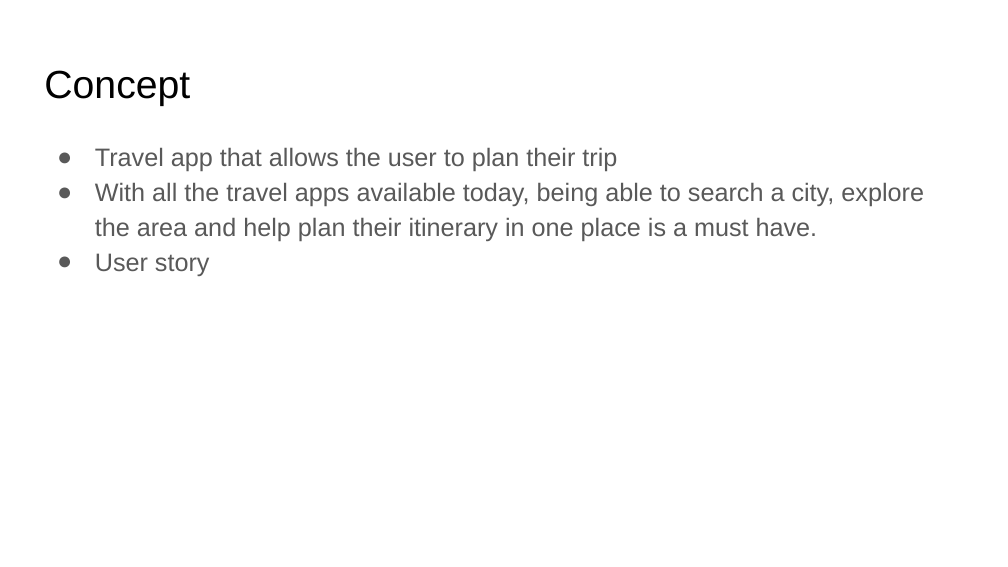
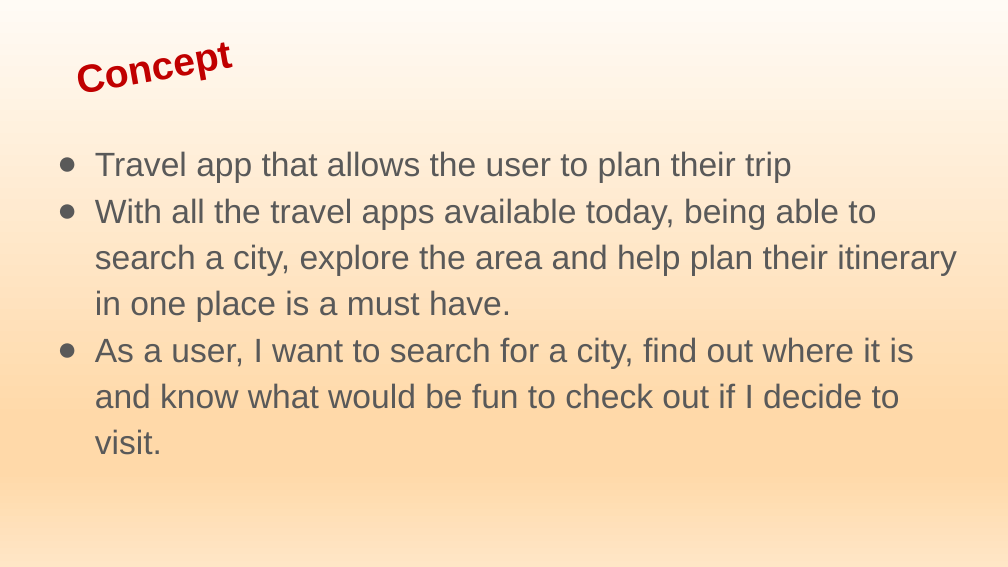
Before and after one commit to alpinelife37/Homework07, a slide deck: slide 3 of Project 1.pptx. Drawn at 1008x567 pixels with LibreOffice and Linux fonts; fonts in the diff are those of the drawing. Boxes give left, top, right and bottom in pixels: in the first picture for what was removed or moved away, otherwise in the second. Text is boxed around its words. In the diff, an @@ line names an element or a change of style, - is before the commit and + after.

```diff
--- a/Project 1.pptx
+++ b/Project 1.pptx
@@ background #FFFFFF to gradient #FFFBF5 to #FFD9A9 to #FFE6C6 @@
@@ title "Concept": place and size @@
-title "Concept" at box(44, 70, 190, 106)
+title "Concept" at box(0, 0, 621, 178)
@@ title "Concept" at box(0, 0, 621, 178): text colour #000000 to #C00000, bold on; alignment left to centre; rotation 0 to 349 degrees @@
@@ text at box(95, 151, 956, 322): size 18 to 24 pt in "Travel app that allows the user to ...", "With all the travel apps available today, ..." @@
@@ text at box(95, 337, 914, 455): text changed; size 18 to 24 pt @@
-● User story
+● As a user, I want to search for a city, find out where it is and know what would be fun to check out if I decide to visit.
```
Also in this commit, not shown: 4 other slides changed, 2 slides added, 2 slides removed.
